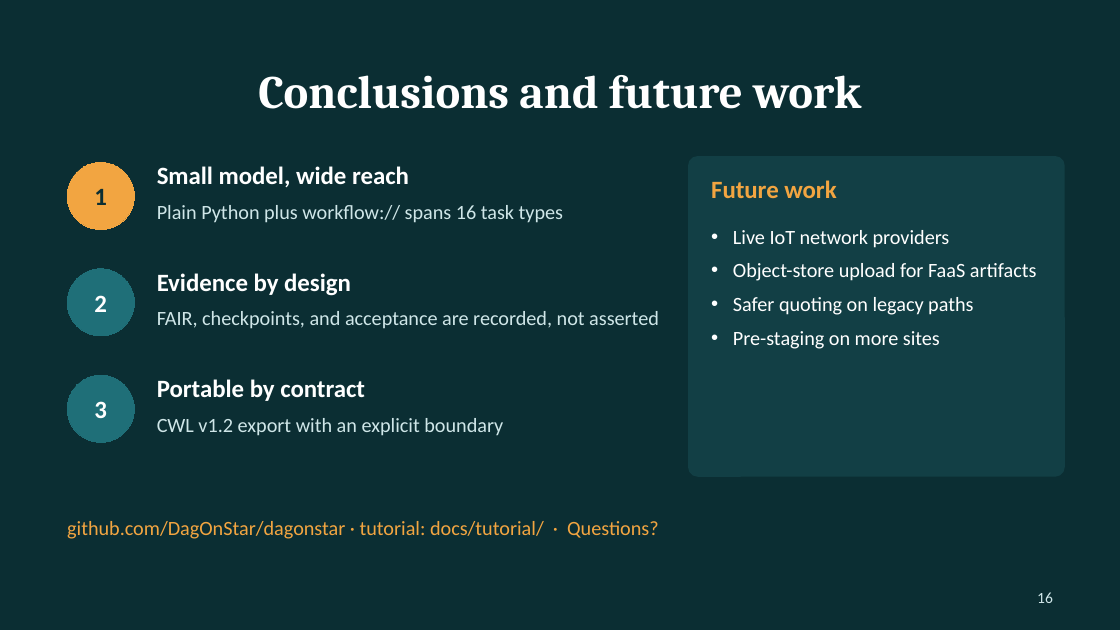
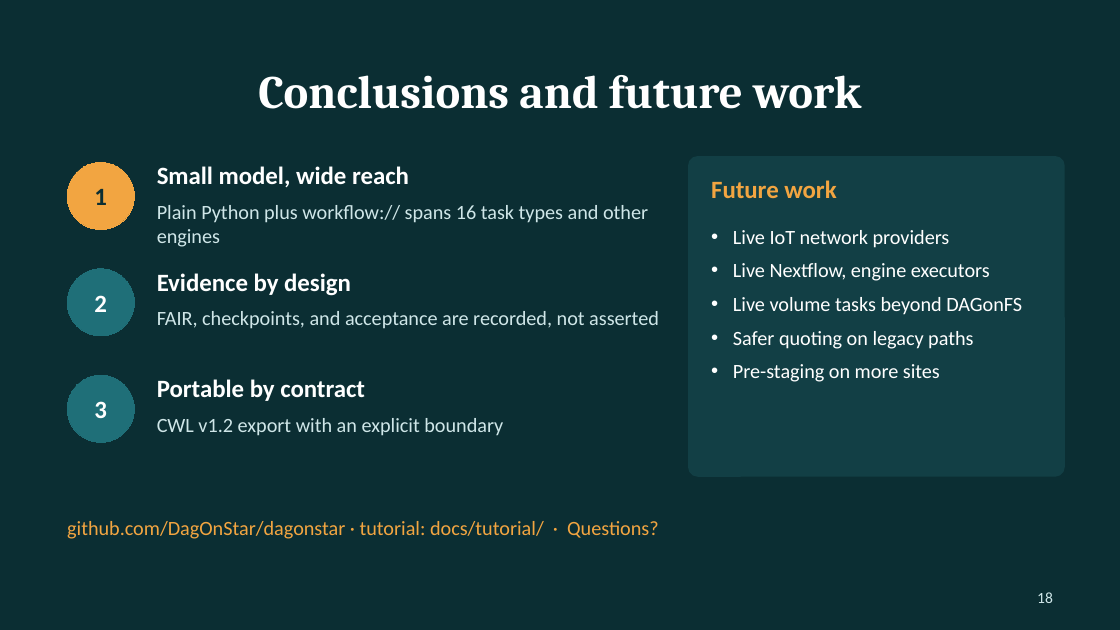
Before and after one commit to DagOnStar/dagonstar, a slide deck: slide 18 of docs/presentations/dagonstar_scientific_talk.pptx (slide 16 before the commit). Drawn at 1120x630 pixels with LibreOffice and Linux fonts; fonts in the diff are those of the drawing. Boxes give left, top, right and bottom in pixels: in the first picture for what was removed or moved away, otherwise in the second. Text is boxed around its words. In the diff, an @@ line names an element or a change of style, - is before the commit and + after.

```diff
--- a/docs/presentations/dagonstar_scientific_talk.pptx
+++ b/docs/presentations/dagonstar_scientific_talk.pptx
@@ text at box(157, 205, 648, 247): text changed @@
-Plain Python plus workflow:// spans 16 task types
+Plain Python plus workflow:// spans 16 task types and other engines
@@ text at box(733, 263, 1022, 315): text changed @@
-• Object-store upload for FaaS artifacts
+• Live Nextflow, engine executors
+• Live volume tasks beyond DAGonFS
@@ page number at box(1037, 592, 1053, 603): text changed @@
-16
+18
```
Also in this commit, not shown: 7 other slides changed, 2 slides added, 3 other files.
